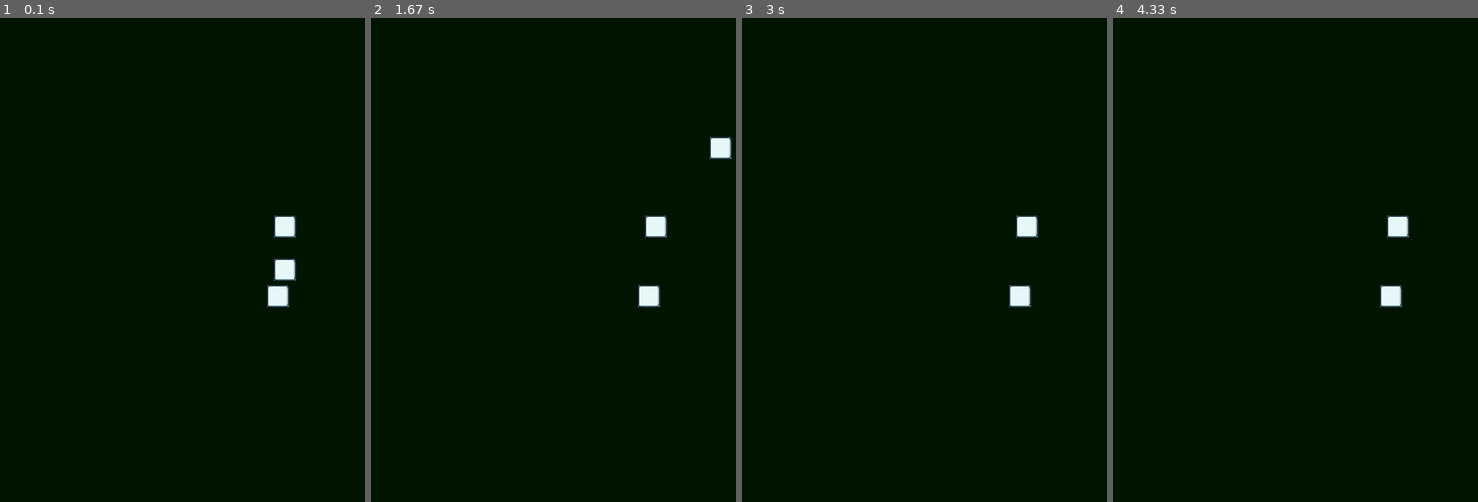
Above: before the commit, frames 1-4 (left to right).
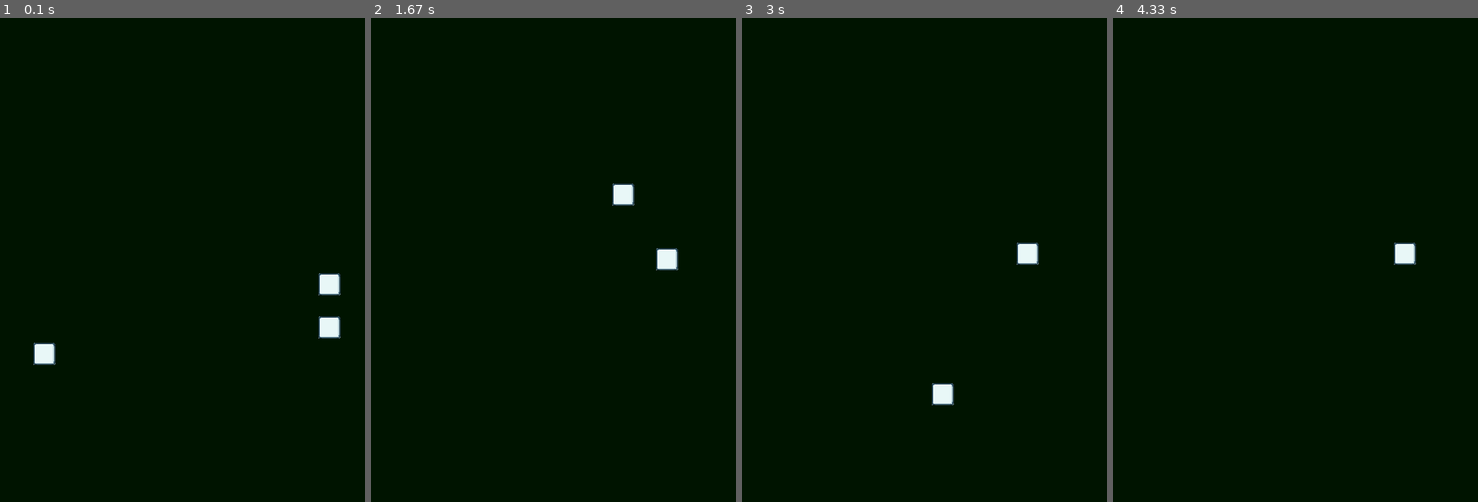
Above: after the commit, the same moments.

Repository: njtan142/pygame-like-unity
Game: pygame game, started from main.py
The game is run twice, just before and just after one commit, with the same random seed, the same clock (stepped at 60 frames per second) and the same inputs.
Inputs:
- Up to frame 1 (0.1 s): no input
- Up to frame 2 (1.67 s): hold D 0.33-0.8 s; hold W 0.83-1.13 s; tap Space at 0.9, 1.23, 1.53 s; hold D 1.17-1.63 s
- Up to frame 3 (3 s): hold A 1.67-2.2 s; tap Space at 1.73, 2.03, 2.3, 2.63, 2.93 s; hold S 2.23-2.53 s; hold A 2.57-2.97 s
- Up to frame 4 (4.33 s): hold W 3-3.37 s; tap Space at 3.07, 3.47, 3.77, 4.13 s; hold D 3.4-4.03 s; hold S from 4.07 s (still down)

The runs differ from the first frame. In frame 1, 1.7% of the frame differs, in the area x 9-94%, y 40-72%; in frame 2, 1.4%; in frame 3, 1.1%; in frame 4, 0.8%.

Commit message:
physics material prototype, found a lot of bugs

Diff:
--- a/PygameUnity/game_object.py
+++ b/PygameUnity/game_object.py
@@ -8,7 +8,6 @@
     def __init__(self, name, x=0, y=0, z=0, layer=0):
         self.name = name
         self.children = {}
-        print(z)
         self.transform = Transform(x, y, z)
         self.renderer = Renderer(layer)
         self.collider = None
@@ -24,23 +23,19 @@
         if component == "physics":
             self.physics = Physics(params)
 
-    def move(self, x, y, time_delta, collisions):
+    def move(self, x, y, time_delta=1, collisions=None):
         if self.physics is not None:
             vx, vy = self.physics.movement(time_delta)
-        else:
-            vx = 0
-            vy = 0
-        x += vx
-        y += vy
+            x += vx
+            y += vy
+
         x *= time_delta
         y *= time_delta
-        if self.physics is not None:
-            self.physics.velocity.x -= vx * time_delta
-            self.physics.velocity.y -= vy * time_delta
-        self.msa(x, 0, collisions)
-        self.msa(0, y, collisions)
-
-    def msa(self, x, y, collisions):
+
+        self.msa(x, 0, time_delta, collisions)
+        self.msa(0, y, time_delta, collisions)
+
+    def msa(self, x, y, time_delta, collisions):
         self.transform.position.x += x
         self.transform.position.y += y
 
@@ -49,17 +44,26 @@
         self.collider.left += x
         self.collider.top += y
         self.collider.update()
+        if collisions is None:
+            return
         for obj in collisions:
-            # print(self.transform.position.z, collisions[obj].transform.position.z)
             if self.transform.position.z != collisions[obj].transform.position.z:
                 continue
             if self.collider.colliderect(collisions[obj].collider):
                 if x > 0:
                     self.collider.left = collisions[obj].collider.left - self.collider.width
                     self.collider.update()
+                    if self.physics is not None:
+                        if collisions[obj].physics is not None:
+                            collisions[obj].physics.velocity.x += self.physics.velocity.x
+                            self.physics.velocity.x = 0
                 elif x < 0:
                     self.collider.left = collisions[obj].collider.right
                     self.collider.update()
+                    if self.physics is not None:
+                        if collisions[obj].physics is not None:
+                            collisions[obj].physics.velocity.x += self.physics.velocity.x
+                            self.physics.velocity.x = 0
                 self.transform.position.x = self.collider.left + self.collider.width / 2
 
         for obj in collisions:
@@ -69,15 +73,22 @@
                 if y > 0:
                     self.collider.top = collisions[obj].collider.bottom
                     self.collider.update()
+                    if self.physics is not None:
+                        if collisions[obj].physics is not None:
+                            if not collisions[obj].physics.rigidbody.is_kenimatic:
+                                collisions[obj].physics.velocity.y += self.physics.velocity.y
+                            self.physics.velocity.y = 0
                 elif y < 0:
                     self.collider.top = collisions[obj].collider.top + self.collider.height
                     self.collider.update()
                     if self.physics is not None:
-                        self.physics.velocity.y = 0
+                        if collisions[obj].physics is not None:
+                            if not collisions[obj].physics.rigidbody.is_kenimatic:
+                                collisions[obj].physics.velocity.y += self.physics.velocity.y
+                        self.physics.velocity.y = round(-self.physics.velocity.y * self.physics.material.bounciness)
                 self.transform.position.y = self.collider.top - self.collider.height / 2
 
     def render(self, screen, x, y):
-        # print(x, y)
         screen.blit(self.renderer.to_render.surface,
                     (round(x - self.renderer.to_render.surface.get_width() / 2),
                      round(y - self.renderer.to_render.surface.get_height() / 2))
@@ -154,13 +165,12 @@
             vertical = self.top > point[1] > self.bottom
             if horizontal and vertical:
                 return True
-            if self.right > collision.right > self.left:
-                if self.top == collision.top:
-                    return True
-            if self.left < collision.left < self.right:
-                if self.top == collision.top:
-                    return True
-            if self.left == collision.left:
+            if self.top == collision.top and self.bottom == collision.bottom:
+                if self.right > collision.right > self.left:
+                    return True
+                if self.left < collision.left < self.right:
+                    return True
+            if self.left == collision.left and self.right == collision.right:
                 if self.top > collision.top > self.bottom:
                     return True
                 if self.bottom < collision.bottom < self.top:
@@ -182,18 +192,17 @@
     def __init__(self, params):
         self.velocity = Velocity()
         self.rigidbody = Rigidbody(params[0], params[1], params[2], params[3], params[4])
+        self.material = Material()
 
     def movement(self, time_delta):
         x = self.velocity.x
         y = self.velocity.y
-        self.gravity(time_delta)
+        if self.rigidbody.is_gravity:
+            self.gravity(time_delta)
         return x, y
 
     def gravity(self, time_delta):
         self.velocity.y -= 9.81 * self.rigidbody.mass * time_delta
-
-    def update_physics(self):
-        pass
 
 
 class Velocity:
@@ -205,9 +214,16 @@
 
 class Rigidbody:
 
-    def __init__(self, mass=1, drag=0, angular_drag=0.05, use_gravity=True, is_kinematic=False):
+    def __init__(self, mass, drag, angular_drag, use_gravity, is_kinematic):
         self.mass = mass
         self.drag = drag
         self.angular_drag = angular_drag
         self.is_gravity = use_gravity
         self.is_kenimatic = is_kinematic
+
+
+class Material:
+
+    def __init__(self, bounciness=0.3, friction=0.3):
+        self.bounciness = bounciness
+        self.friction = friction
--- a/camera.py
+++ b/camera.py
@@ -3,14 +3,15 @@
 
 class Camera:
 
-    def __init__(self, width, height, game_objects):
-        self.game_object = GameObject("camera")
+    def __init__(self, width, height, game_objects, target=None):
+        self.game_object = GameObject("camera", -100, 100)
         self.objects = game_objects
         self.width = width
         self.height = height
         self.z_positions = []
         self.layers = []
         self.sort()
+        self.target = target
 
     def render(self, screen):
         for position in self.z_positions:
@@ -39,3 +40,11 @@
         self.z_positions.sort()
         self.layers.sort()
         print(self.layers)
+
+    def movement(self, time_delta):
+        x = self.game_object.transform.position.x - self.target.transform.position.x
+        y = self.game_object.transform.position.y - self.target.transform.position.y
+        x = (x/abs(x)) * abs(x) ** 1.3
+        y = (y/abs(y)) * abs(y) ** 1.3
+        self.game_object.transform.position.x -= x * time_delta
+        self.game_object.transform.position.y -= y * time_delta
--- a/main.py
+++ b/main.py
@@ -6,7 +6,7 @@
 pygame.init()
 screen = pygame.display.set_mode((800, 800), pygame.FULLSCREEN | pygame.SCALED)
 container = GameObject("container")
-test = GameObject("test")
+test = GameObject("test", -400, 0, 0, -1)
 test2 = GameObject("test2", 10, 40, 0, -1)
 test3 = GameObject('test3', 10, 100, 0, -1)
 container.add_child(test)
@@ -20,7 +20,7 @@
 test.add_component("collider",
                    (test.transform.position.x - test.renderer.to_render.surface.get_width() / 2,
                     test.transform.position.y + test.renderer.to_render.surface.get_height() / 2,
-                    test.renderer.to_render.surface.get_width() * 10,
+                    test.renderer.to_render.surface.get_width() * 100,
                     test.renderer.to_render.surface.get_height())
                    )
 test2.add_component("image_renderer",
@@ -45,9 +45,12 @@
                      test3.renderer.to_render.surface.get_height())
                     )
 test3.add_component("physics",
-                    (0, 0, 0.005, True, False)
+                    (20, 0, 0.005, True, False)
                     )
+test.add_component("physics",
+                   (20, 0, 0.005, False, True))
 
+camera.target = test2
 running = True
 
 
@@ -83,10 +86,13 @@
     # test.transform.position.y += 0.1
     # camera.game_object.transform.position.y += 0.1
     # print(test.transform.position.y, camera.game_object.transform.position.y)
-    test2.move(horizontal * 100, -vertical * 100, time_delta, container.children)
+    test2.move(0, 0, time_delta, container.children)
+    test2.physics.velocity.x += horizontal * time_delta * 100
     test3.move(0, 0, time_delta, container.children)
+    test.move(0, 0, time_delta, container.children)
     pygame_events()
-
+    print(test.physics.velocity.y)
+    camera.movement(time_delta)
     camera.render(screen)
     pygame.display.flip()
 
